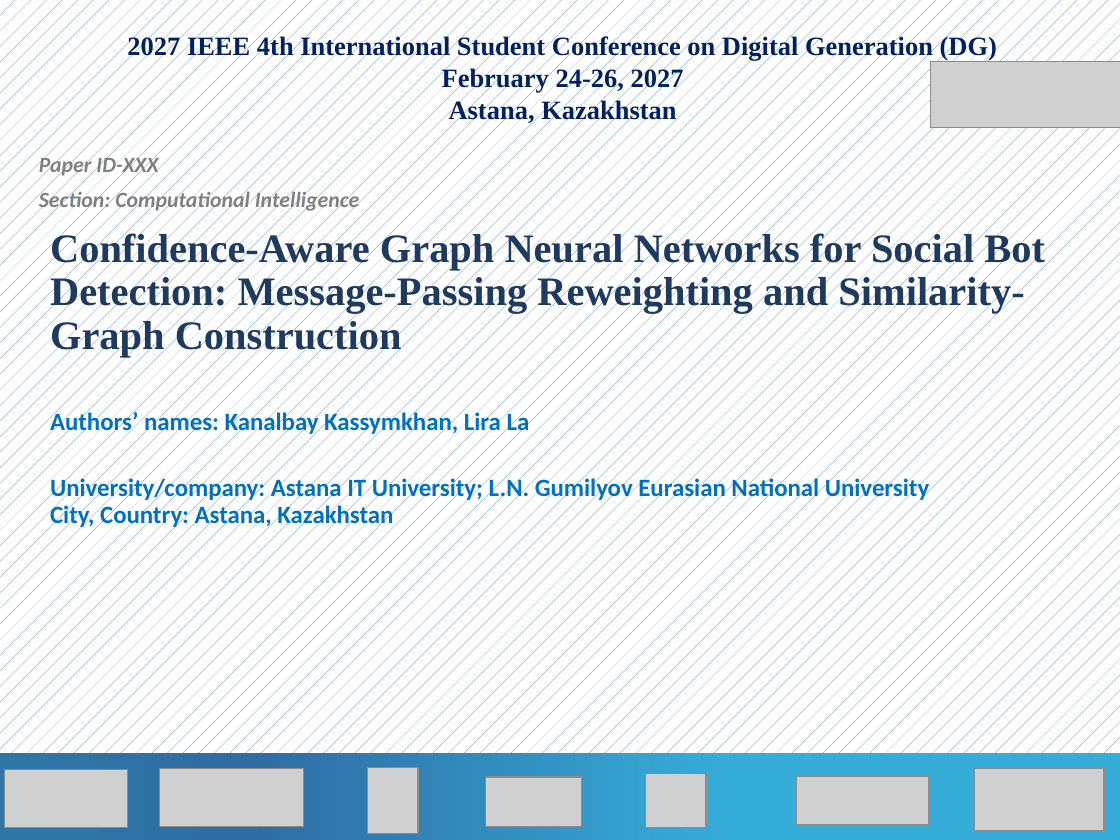
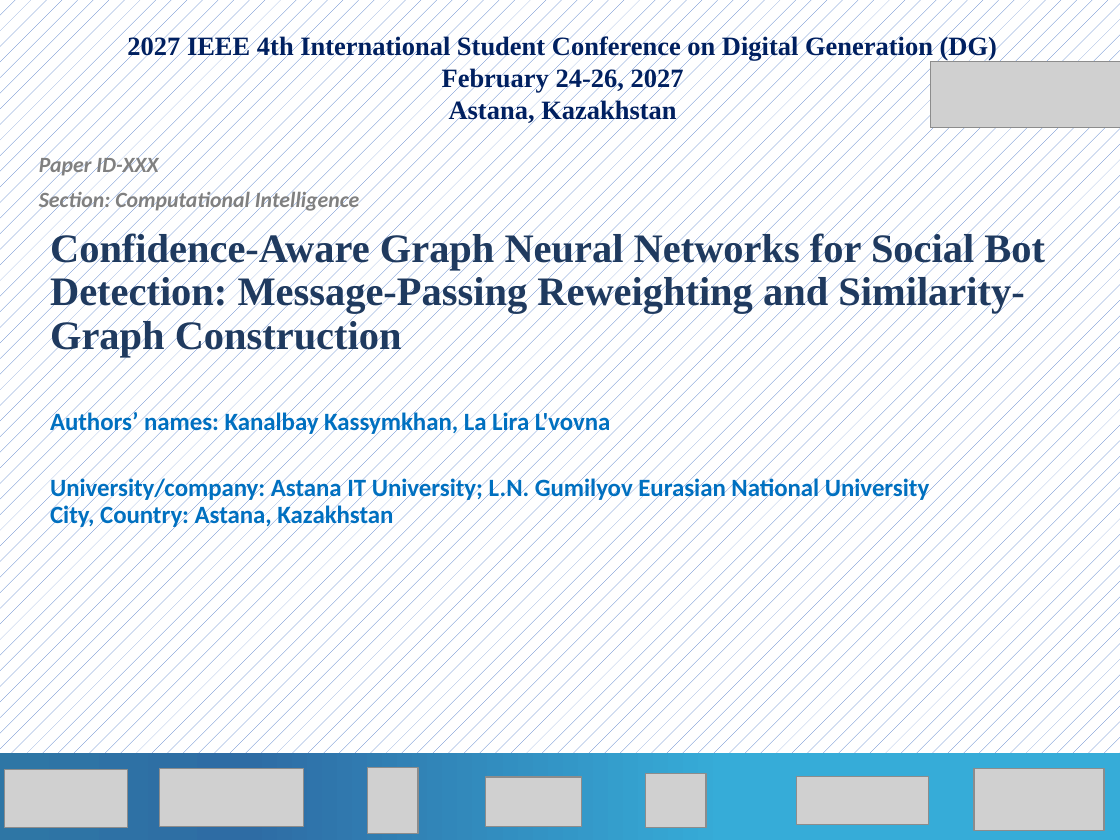
Before and after one commit to solodancer235-star/confidence-aware-gcn-bot-detection, a slide deck: slide 1 of paper_dg2027/presentation/DG2027_presentation.pptx. Drawn at 1120x840 pixels with LibreOffice and Linux fonts; fonts in the diff are those of the drawing; grey boxes stand for pictures. Boxes give left, top, right and bottom in pixels: in the first picture for what was removed or moved away, otherwise in the second. Text is boxed around its words. In the diff, an @@ line names an element or a change of style, - is before the commit and + after.

```diff
--- a/paper_dg2027/presentation/DG2027_presentation.pptx
+++ b/paper_dg2027/presentation/DG2027_presentation.pptx
@@ subtitle at (x1=50, y1=410, x2=611, y2=436): text changed @@
-Authors’ names: Kanalbay Kassymkhan, Lira La
+Authors’ names: Kanalbay Kassymkhan, La Lira L'vovna
```
Also in this commit, not shown: 1 other slide changed, 8 other files.
